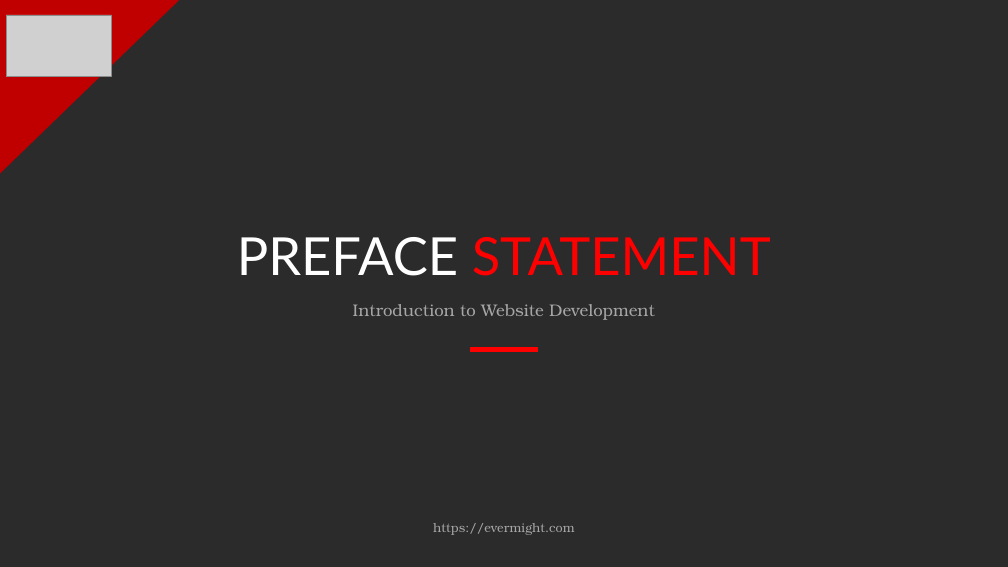
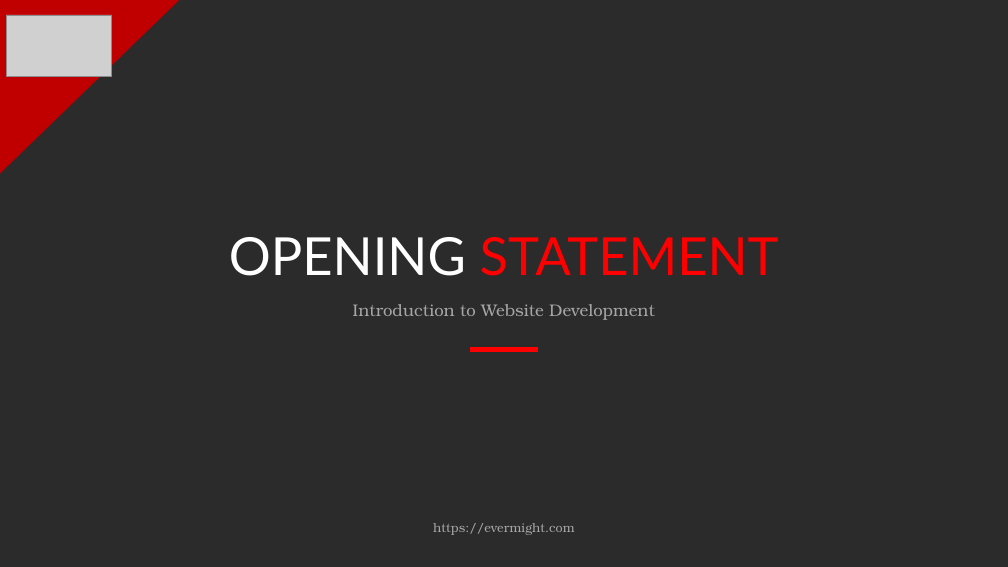
Before and after one commit to evermight/fullstack-training, a slide deck: slide 1 of crash-course/20230617-intro/opening-statement.pptx. Drawn at 1008x567 pixels with LibreOffice and Linux fonts; fonts in the diff are those of the drawing; grey boxes stand for pictures; background and template pictures are left out; a plain dark background stands for a picture behind light text. Boxes give left, top, right and bottom in pixels: in the first picture for what was removed or moved away, otherwise in the second. Text is boxed around its words. In the diff, an @@ line names an element or a change of style, - is before the commit and + after.

```diff
--- a/crash-course/20230617-intro/opening-statement.pptx
+++ b/crash-course/20230617-intro/opening-statement.pptx
@@ title at <box>229,237,779,276</box>: text changed @@
-PREFACE STATEMENT
+OPENING STATEMENT
```
Also in this commit, not shown: 1 other file.
